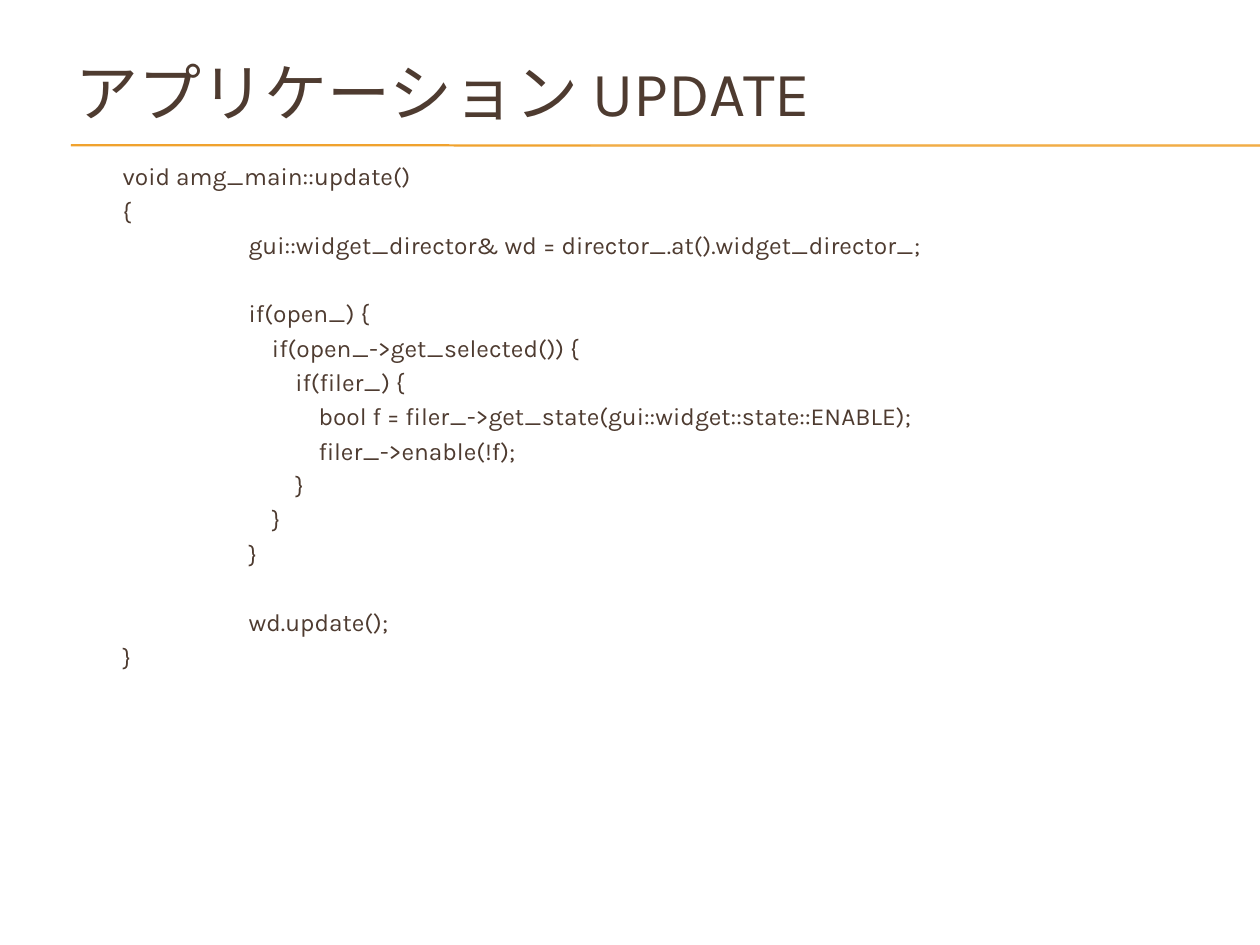
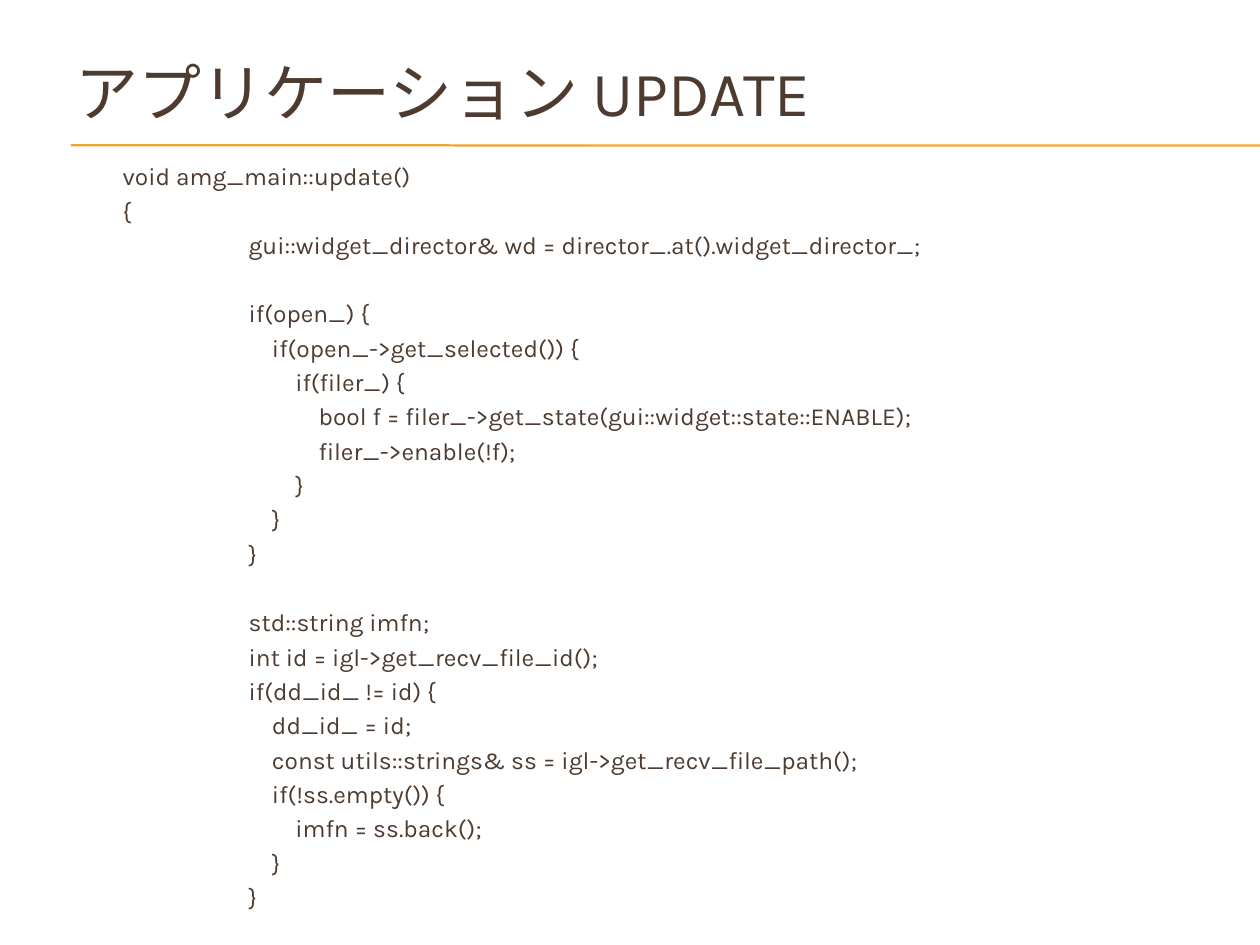
Before and after one commit to hirakuni45/glfw3_app, a slide deck: slide 35 of glfw3_app/docs/GLFW3_OpenGL_GUI.pptx (slide 32 before the commit). Drawn at 1260x945 pixels with LibreOffice and Linux fonts; fonts in the diff are those of the drawing; background and template pictures are left out. Boxes give left, top, right and bottom in pixels: in the first picture for what was removed or moved away, otherwise in the second. Text is boxed around its words. In the diff, an @@ line names an element or a change of style, - is before the commit and + after.

```diff
--- a/glfw3_app/docs/GLFW3_OpenGL_GUI.pptx
+++ b/glfw3_app/docs/GLFW3_OpenGL_GUI.pptx
@@ text at [123,167,921,840]: paragraph added @@
+}
@@ text at [249,614,856,840]: text changed @@
-wd.update();
+std::string imfn;
+int id = igl->get_recv_file_id();
+if(dd_id_ != id) {
+dd_id_ = id;
+const utils::strings& ss = igl->get_recv_file_path();
+if(!ss.empty()) {
+imfn = ss.back();
```
Also in this commit, not shown: 8 other slides changed, 5 slides added, 1 slide removed, 1 other file.
